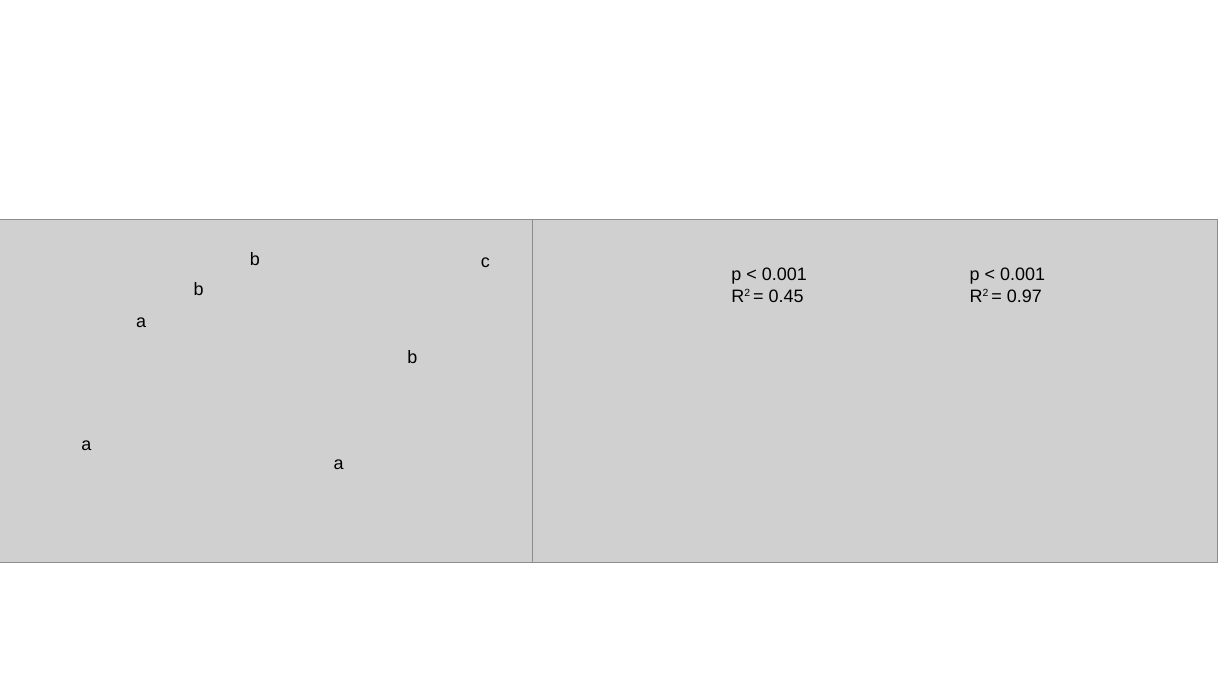
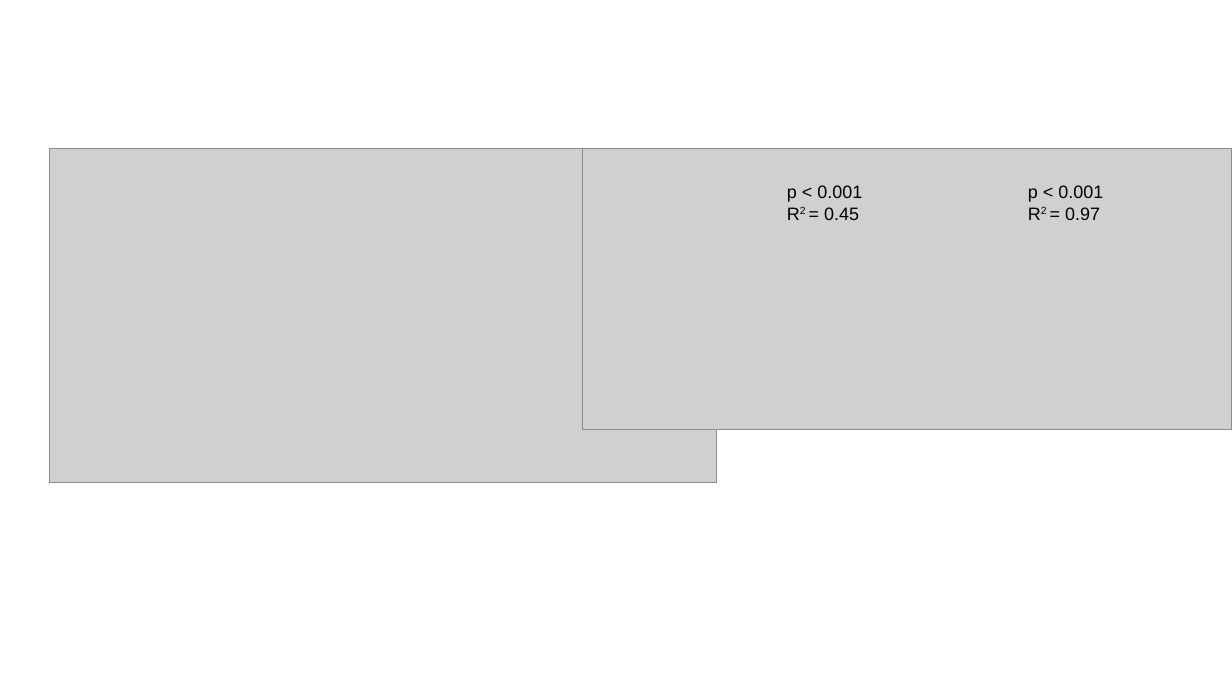
Before and after one commit to river-corridors-sfa/rcsfa-RC3-BSLE_P, a slide deck: slide 1 of figures/pH_fig.pptx. Drawn at 1232x693 pixels with LibreOffice and Linux fonts; fonts in the diff are those of the drawing; grey boxes stand for pictures. Boxes give left, top, right and bottom in pixels: in the first picture for what was removed or moved away, otherwise in the second. Text is boxed around its words. In the diff, an @@ line names an element or a change of style, - is before the commit and + after.

```diff
--- a/figures/pH_fig.pptx
+++ b/figures/pH_fig.pptx
@@ picture: place and size @@
-picture at box(0, 220, 686, 563)
+picture at box(49, 149, 716, 482)
@@ picture added at box(583, 149, 1232, 430) @@
@@ text "p < 0.001": place and size @@
-text "p < 0.001" at box(731, 267, 807, 302)
+text "p < 0.001" at box(787, 185, 862, 220)
@@ text "p < 0.001": place and size @@
-text "p < 0.001" at box(970, 267, 1045, 302)
+text "p < 0.001" at box(1028, 185, 1103, 220)
@@ picture removed at box(532, 220, 1218, 563) @@
@@ text removed at box(250, 252, 260, 265) @@
-b
@@ text removed at box(481, 257, 490, 267) @@
-c
@@ text removed at box(194, 282, 204, 295) @@
-b
@@ text removed at box(136, 317, 146, 327) @@
-a
@@ text removed at box(407, 350, 417, 363) @@
-b
@@ text removed at box(81, 440, 91, 450) @@
-a
@@ text removed at box(334, 459, 344, 469) @@
-a
```
Also in this commit, not shown: 1 slide added, 9 other files.
